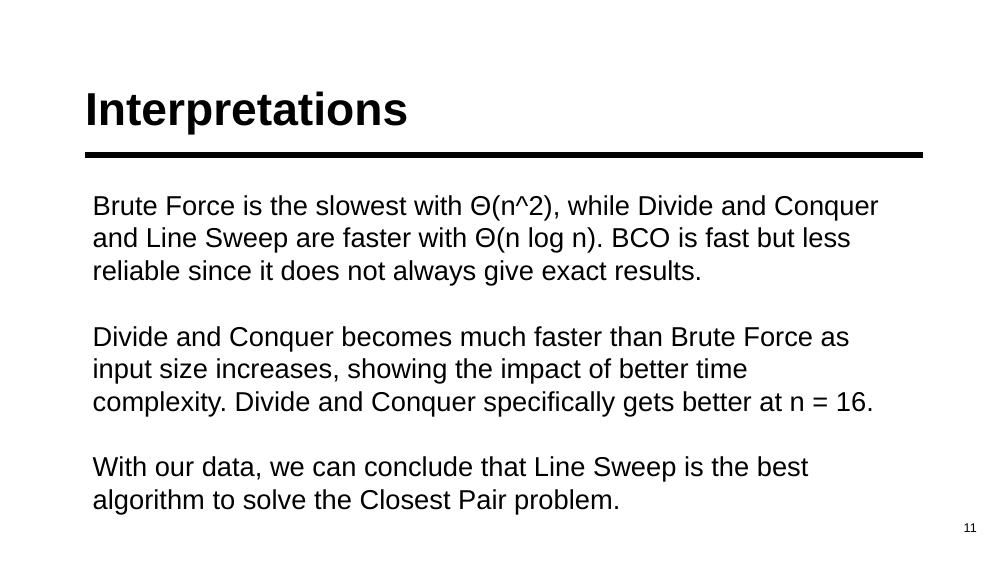
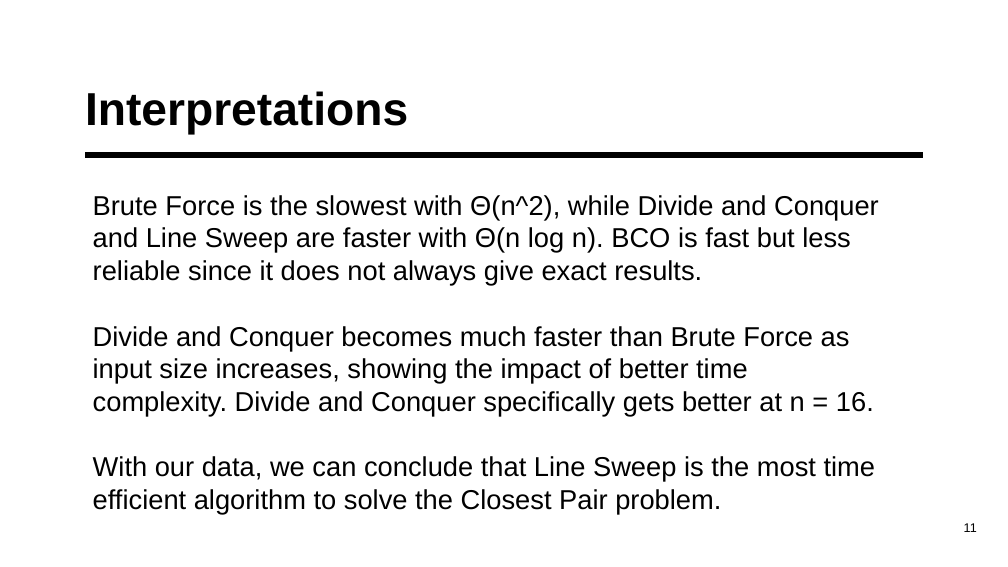
Before and after one commit to lmballard42/Closest_Pair_Algorithm_Comparison, a slide deck: slide 11 of Presentation/Closest Pair Presentation.pptx. Drawn at 1008x567 pixels with LibreOffice and Linux fonts; fonts in the diff are those of the drawing. Boxes give left, top, right and bottom in pixels: in the first picture for what was removed or moved away, otherwise in the second. Text is boxed around its words. In the diff, an @@ line names an element or a change of style, - is before the commit and + after.

```diff
--- a/Presentation/Closest Pair Presentation.pptx
+++ b/Presentation/Closest Pair Presentation.pptx
@@ text at bbox=[93, 456, 876, 514]: text changed @@
-With our data, we can conclude that Line Sweep is the best algorithm to solve the Closest Pair problem.
+With our data, we can conclude that Line Sweep is the most time efficient algorithm to solve the Closest Pair problem.
```
Also in this commit, not shown: 6 other slides changed, 1 slide removed.
